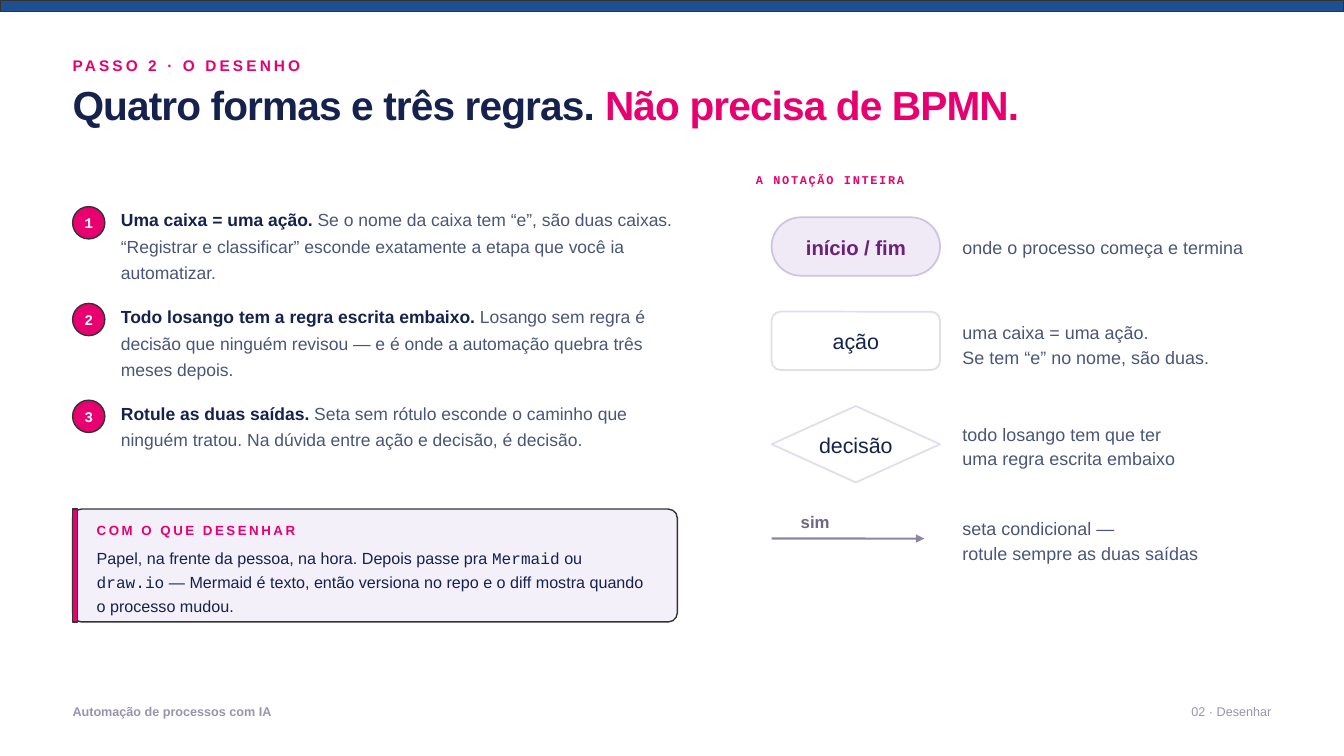
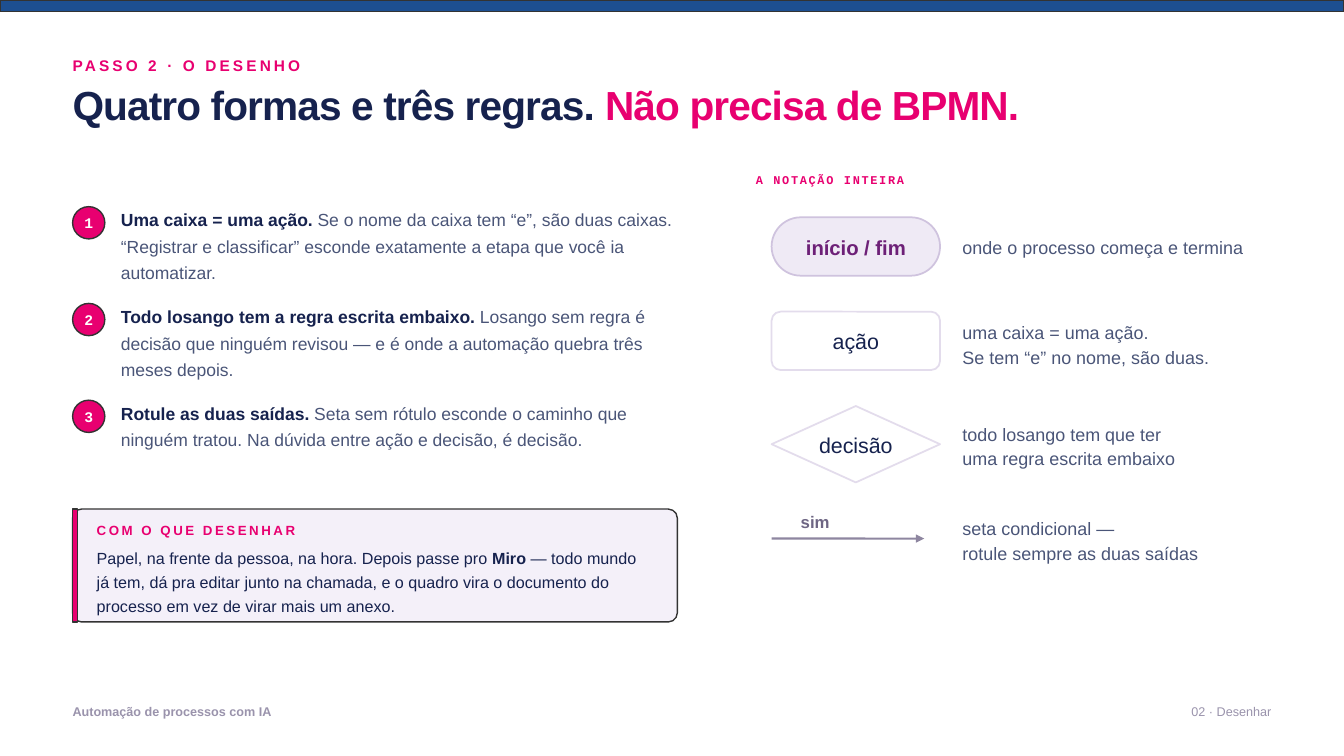
Before and after one commit to gabrcs/casamentos-app, a slide deck: slide 5 of talks/serasa-ia-automacao/deck.pptx. Drawn at 1344x756 pixels with LibreOffice and Linux fonts; fonts in the diff are those of the drawing. Boxes give left, top, right and bottom in pixels: in the first picture for what was removed or moved away, otherwise in the second. Text is boxed around its words. In the diff, an @@ line names an element or a change of style, - is before the commit and + after.

```diff
--- a/talks/serasa-ia-automacao/deck.pptx
+++ b/talks/serasa-ia-automacao/deck.pptx
@@ text at [97,552,636,616]: text changed @@
-Papel, na frente da pessoa, na hora. Depois passe pra Mermaid ou draw.io — Mermaid é texto, então versiona no repo e o diff mostra quando o processo mudou.
+Papel, na frente da pessoa, na hora. Depois passe pro Miro — todo mundo já tem, dá pra editar junto na chamada, e o quadro vira o documento do processo em vez de virar mais um anexo.
```
Also in this commit, not shown: 6 other slides changed, 4 other files.
